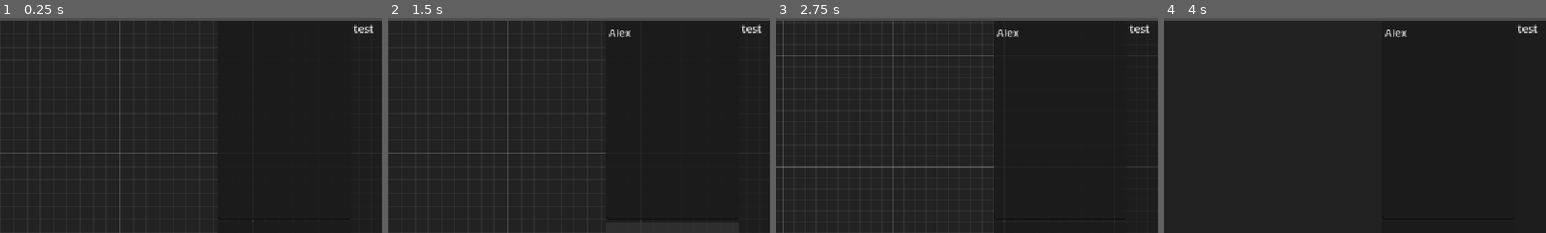
Above: before the commit, frames 1-4 (left to right).
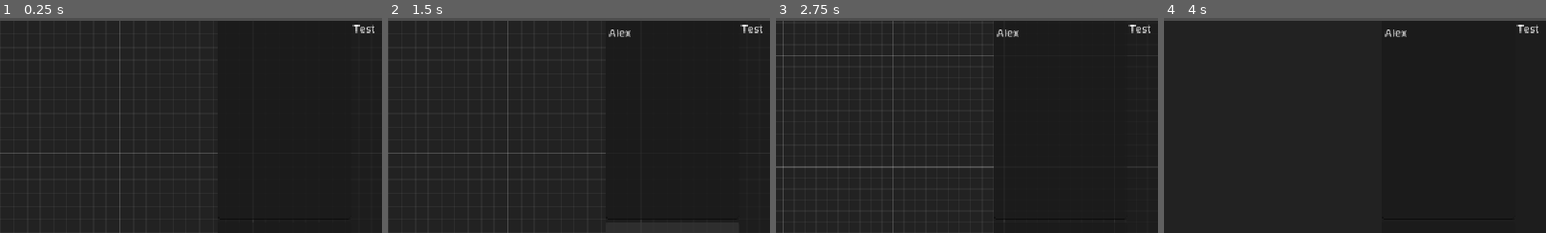
Above: after the commit, the same moments.

Repository: Digital-Decade/ARCHA
Game: Godot game, scene res://Host.tscn
The game is run twice, just before and just after one commit, with the same random seed, the same clock (stepped at 60 frames per second) and the same inputs.
Inputs (mouse positions are % of the whole screen's width and height, from its top left):
- Up to frame 1 (0.25 s): no input
- Up to frame 2 (1.5 s): click (74, 24) at 0.52 s; type "Alex" at 0.6 s; click "Send" at 1.25 s
- Up to frame 3 (2.75 s): click (2, 5) at 2 s
- Up to frame 4 (4 s): click (7, 5) at 2.75 s; click (10, 5) at 3.5 s
The pictures show only the part of the screen within x 36-86%, y 0-50%; the shares and areas given below are measured in that part.

The runs differ from the first frame. In frame 1, 0.1% of the frame differs, in the area x 92-98%, y 3-8%; in frame 2, 0.1%; in frame 3, 0.1%; in frame 4, 0.1%.

Commit message:
Made UI element presets, for shorter user syntax.

Diff:
--- a/Core systems 2.0/Orchestrator.gd
+++ b/Core systems 2.0/Orchestrator.gd
@@ -9,7 +9,7 @@
 func build_packet():
 	pass
 
-func handle_packet(packet: Packet):
+func handle_packet(packet: Packet) -> void:
 	pass
 	check_ready_packets()
 
--- a/Core systems 2.0/Packet.gd
+++ b/Core systems 2.0/Packet.gd
@@ -4,7 +4,7 @@
 var inputs: Dictionary = {}
 var outputs: Dictionary = {}
 
-func get_input(...port_ids: Array) -> Variant:
+func read_input(...port_ids: Array) -> Variant:
 	if port_ids.size() == 0:
 		return inputs.values()
 	else:
@@ -19,10 +19,9 @@
 		else:
 			return selected_ports
 
-func set_output(port_id: Variant, value: Variant) -> void:
-	var selected_port
+func write_output(port_id: Variant, value: Variant) -> void:
 	if typeof(port_id) == TYPE_INT:
-		selected_port = outputs.keys()[port_id]
+		var key: StringName = outputs.keys()[port_id]
+		outputs[key] = value
 	elif typeof(port_id) == TYPE_STRING_NAME:
-		selected_port = outputs[port_id]
-	outputs[selected_port] = value
+		outputs[port_id] = value
--- a/Core systems 2.0/Widget.gd
+++ b/Core systems 2.0/Widget.gd
@@ -10,8 +10,8 @@
 
 func append_custom_controls(node: Node, size: int = 1) -> void:
 	if _layout == null:
-		push_error("Trying to append controls on widget that wasn't created with \"widget.create()\"")
-		return
+		create()
+		print("[INFO] Auto created widget to append controls on, use \"widget.create()\" to create manually with custom aettings.")
 	if is_instance_of(node, HBoxContainer):
 		_layout.add_child(node)
 	else:
@@ -19,3 +19,26 @@
 		hbox.custom_minimum_size = Vector2i(0, 50*size)
 		hbox.add_child(node)
 		_layout.add_child(hbox)
+
+func add_button(text: String) -> Button:
+	var button := Button.new()
+	button.size_flags_horizontal = Control.SIZE_EXPAND_FILL
+	button.text = text
+	append_custom_controls(button)
+	return button
+
+func add_text_field(size: int) -> TextEdit:
+	var text_field := TextEdit.new()
+	text_field.size_flags_vertical = Control.SIZE_EXPAND_FILL
+	text_field.size_flags_horizontal = Control.SIZE_EXPAND_FILL
+	append_custom_controls(text_field, size)
+	return text_field
+
+func add_text_label(default_text: String) -> RichTextLabel:
+	var text_label := RichTextLabel.new()
+	text_label.text = default_text
+	text_label.fit_content = true
+	text_label.size_flags_vertical = Control.SIZE_EXPAND_FILL
+	text_label.size_flags_horizontal = Control.SIZE_EXPAND_FILL
+	append_custom_controls(text_label)
+	return text_label
--- a/Host.tscn
+++ b/Host.tscn
@@ -1,7 +1,7 @@
 [gd_scene format=3 uid="uid://ru0sakxsvrm1"]
 
 [ext_resource type="Script" uid="uid://bm43u5vdatlqf" path="res://Main.gd" id="1_5x0fp"]
-[ext_resource type="Resource" uid="uid://ck2nxeglp38s" path="res://Compositions/Capitalizerr.tres" id="2_uwlye"]
+[ext_resource type="Resource" uid="uid://ck2nxeglp38s" path="res://User/Compositions/Capitalizerr.tres" id="2_uwlye"]
 
 [node name="Root" type="Control" unique_id=848467508 node_paths=PackedStringArray("drawer_container")]
 layout_mode = 3
--- a/Nodes/Text input.gd
+++ /dev/null
@@ -1,27 +0,0 @@
-extends Nodule
-
-static func interface(ports: Ports, widget: Widget) -> void:
-	var text_field := TextEdit.new()
-	text_field.size_flags_vertical = Control.SIZE_EXPAND_FILL
-	text_field.size_flags_horizontal = Control.SIZE_EXPAND_FILL
-	var button := Button.new()
-	button.size_flags_horizontal = Control.SIZE_EXPAND_FILL
-	button.text = "Send"
-
-	widget.create()
-	widget.append_custom_controls(text_field, 6)
-	widget.append_custom_controls(button)
-
-	ports.open_input(&"Text", TYPE_STRING)
-	ports.open_output(&"Text", TYPE_STRING)
-
-	ports.FinishSignal.new(text_field, &"text_changed")
-	ports.FinishSignal.new(button, &"pressed")
-
-	ports.create_ui_emitter(text_field, &"text_changed")
-
-	return
-
-static func function(packet: Packet) -> void:
-	var text: String = packet.get_input(0)
-	packet.set_output(0, text)
--- a/Nodes/Text viewer.gd
+++ /dev/null
@@ -1,20 +0,0 @@
-extends Nodule
-
-static func interface(ports: Ports, widget: Widget) -> void:
-	widget.create()
-	var text_label := RichTextLabel.new()
-	text_label.text = "test"
-	text_label.fit_content = true
-	text_label.size_flags_vertical = Control.SIZE_EXPAND_FILL
-	text_label.size_flags_horizontal = Control.SIZE_EXPAND_FILL
-	widget.append_custom_controls(text_label)
-
-	ports.open_input(&"Text", TYPE_STRING)
-	var output := ports.open_output(&"Text", TYPE_STRING)
-	ports.create_ui_receiver(output, text_label, &"text")
-
-	return
-
-static func function(packet: Packet) -> void:
-	var text: String = packet.get_input(0)
-	packet.set_output(0, text)
--- a/Compositions/Capitalizerr.tres
+++ b/User/Compositions/Capitalizerr.tres
@@ -1,45 +1,45 @@
 [gd_resource type="Resource" script_class="Composition" format=3 uid="uid://ck2nxeglp38s"]
 
-[ext_resource type="Script" uid="uid://c38d13llfan2p" path="res://Core systems 2.0/Composition.gd" id="1_c886k"]
-[ext_resource type="Script" uid="uid://27ghg2gq13d2" path="res://Core systems 2.0/Connections.gd" id="1_o4rxf"]
-[ext_resource type="Script" uid="uid://ckr8jwkqi0dsp" path="res://Core systems 2.0/Address.gd" id="2_ho8d6"]
-[ext_resource type="Script" uid="uid://mcaic67jrfjg" path="res://Nodes/Text input.gd" id="2_is0sr"]
-[ext_resource type="Script" uid="uid://bvrgnif1twitg" path="res://Nodes/Capitalize.gd" id="3_ho8d6"]
-[ext_resource type="Script" uid="uid://cyibm6pa80ulw" path="res://Nodes/Text viewer.gd" id="4_niy71"]
+[ext_resource type="Script" uid="uid://27ghg2gq13d2" path="res://Core systems 2.0/Data layouts/Connections.gd" id="1_ho8d6"]
+[ext_resource type="Script" uid="uid://mcaic67jrfjg" path="res://User/Nodules/Text input.gd" id="2_is0sr"]
+[ext_resource type="Script" uid="uid://ckr8jwkqi0dsp" path="res://Core systems 2.0/Data layouts/Address.gd" id="2_niy71"]
+[ext_resource type="Script" uid="uid://bvrgnif1twitg" path="res://User/Nodules/Capitalize.gd" id="3_ho8d6"]
+[ext_resource type="Script" uid="uid://cyibm6pa80ulw" path="res://User/Nodules/Text viewer.gd" id="4_niy71"]
+[ext_resource type="Script" uid="uid://c38d13llfan2p" path="res://Core systems 2.0/Data layouts/Composition.gd" id="6_a15nt"]
 
 [sub_resource type="Resource" id="Resource_g7b7a"]
-script = ExtResource("2_ho8d6")
+script = ExtResource("2_niy71")
 metadata/_custom_type_script = "uid://ckr8jwkqi0dsp"
 
 [sub_resource type="Resource" id="Resource_gyc6d"]
-script = ExtResource("2_ho8d6")
+script = ExtResource("2_niy71")
 nodule = 1
 metadata/_custom_type_script = "uid://ckr8jwkqi0dsp"
 
 [sub_resource type="Resource" id="Resource_jhsap"]
-script = ExtResource("1_o4rxf")
+script = ExtResource("1_ho8d6")
 source_address = SubResource("Resource_g7b7a")
 target_address = SubResource("Resource_gyc6d")
 metadata/_custom_type_script = "uid://27ghg2gq13d2"
 
 [sub_resource type="Resource" id="Resource_6qx4q"]
-script = ExtResource("2_ho8d6")
+script = ExtResource("2_niy71")
 nodule = 1
 metadata/_custom_type_script = "uid://ckr8jwkqi0dsp"
 
 [sub_resource type="Resource" id="Resource_hqkgv"]
-script = ExtResource("2_ho8d6")
+script = ExtResource("2_niy71")
 nodule = 2
 metadata/_custom_type_script = "uid://ckr8jwkqi0dsp"
 
 [sub_resource type="Resource" id="Resource_lu6nj"]
-script = ExtResource("1_o4rxf")
+script = ExtResource("1_ho8d6")
 source_address = SubResource("Resource_6qx4q")
 target_address = SubResource("Resource_hqkgv")
 metadata/_custom_type_script = "uid://27ghg2gq13d2"
 
 [resource]
-script = ExtResource("1_c886k")
+script = ExtResource("6_a15nt")
 nodes = Array[Script]([ExtResource("2_is0sr"), ExtResource("3_ho8d6"), ExtResource("4_niy71")])
-connections = Array[ExtResource("1_o4rxf")]([SubResource("Resource_jhsap"), SubResource("Resource_lu6nj")])
+connections = Array[ExtResource("1_ho8d6")]([SubResource("Resource_jhsap"), SubResource("Resource_lu6nj")])
 metadata/_custom_type_script = "uid://c38d13llfan2p"
--- /dev/null
+++ b/User/Nodules/Text input.gd
@@ -0,0 +1,12 @@
+extends Nodule
+
+static func interface(ports: Ports, widget: Widget) -> void:
+	var text_field = widget.add_text_field(6)
+	var button = widget.add_button("Send")
+
+	ports.open_input(&"Text", TYPE_STRING)
+	ports.open_output(&"Text", TYPE_STRING)
+
+static func function(packet: Packet) -> void:
+	var text: String = packet.read_input(0)
+	packet.write_output(0, text)
--- /dev/null
+++ b/User/Nodules/Text viewer.gd
@@ -0,0 +1,13 @@
+extends Nodule
+
+static func interface(ports: Ports, widget: Widget) -> void:
+	var text_label: RichTextLabel = widget.add_text_label("Test")
+
+	ports.open_input(&"Text", TYPE_STRING)
+	var output := ports.open_output(&"Text", TYPE_STRING)
+	ports.create_ui_receiver(output, text_label, &"text")
+
+
+static func function(packet: Packet) -> void:
+	var text: String = packet.read_input(0)
+	packet.write_output(0, text)
Renamed: Core systems 2.0/Address.gd -> Core systems 2.0/Data layouts/Address.gd
Renamed: Core systems 2.0/Address.gd.uid -> Core systems 2.0/Data layouts/Address.gd.uid
Renamed: Core systems 2.0/Composition.gd -> Core systems 2.0/Data layouts/Composition.gd
Renamed: Core systems 2.0/Composition.gd.uid -> Core systems 2.0/Data layouts/Composition.gd.uid
Renamed: Core systems 2.0/Connections.gd -> Core systems 2.0/Data layouts/Connections.gd
Renamed: Core systems 2.0/Connections.gd.uid -> Core systems 2.0/Data layouts/Connections.gd.uid
Renamed: Core systems/Engine hooks.gd -> Core systems 2.0/Old core systems/Engine hooks.gd
Renamed: Core systems/Engine hooks.gd.uid -> Core systems 2.0/Old core systems/Engine hooks.gd.uid
Renamed: Core systems/Graph run context.gd -> Core systems 2.0/Old core systems/Graph run context.gd
Renamed: Core systems/Graph run context.gd.uid -> Core systems 2.0/Old core systems/Graph run context.gd.uid
Renamed: Core systems/Orchestrator.gd -> Core systems 2.0/Old core systems/Orchestrator.gd
Renamed: Core systems/Orchestrator.gd.uid -> Core systems 2.0/Old core systems/Orchestrator.gd.uid
(and 8 more such lines)
